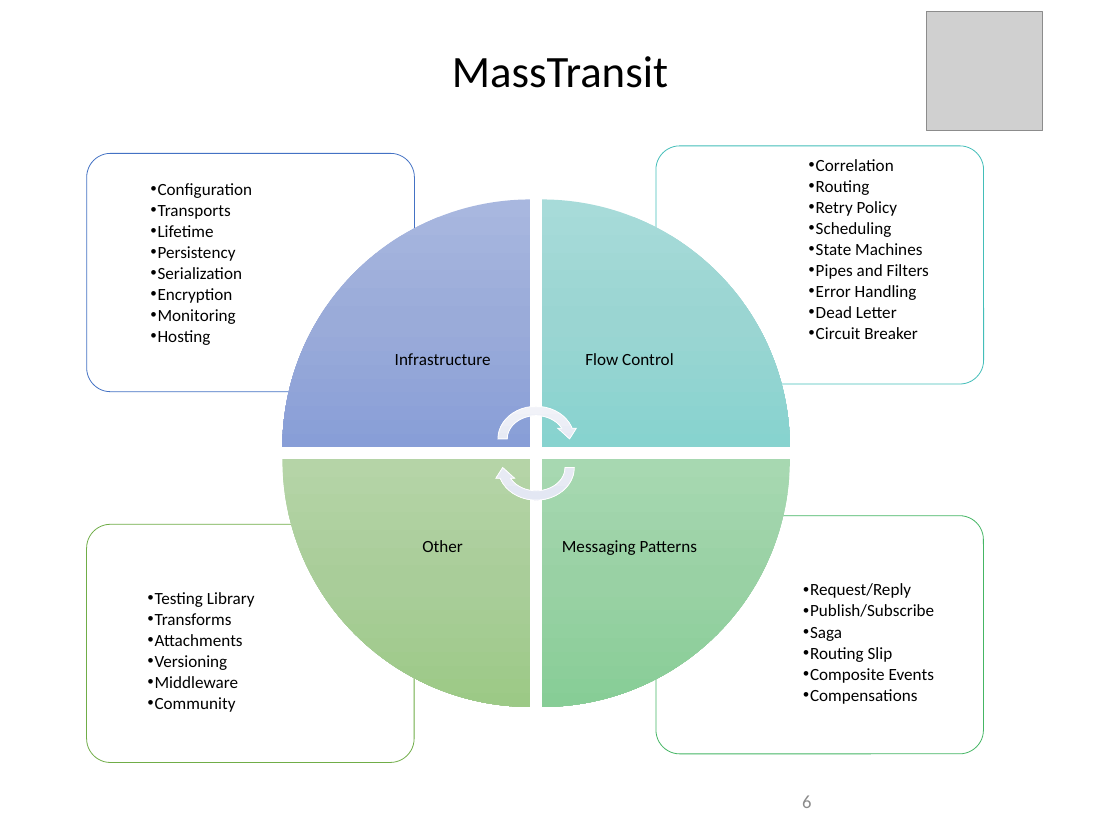
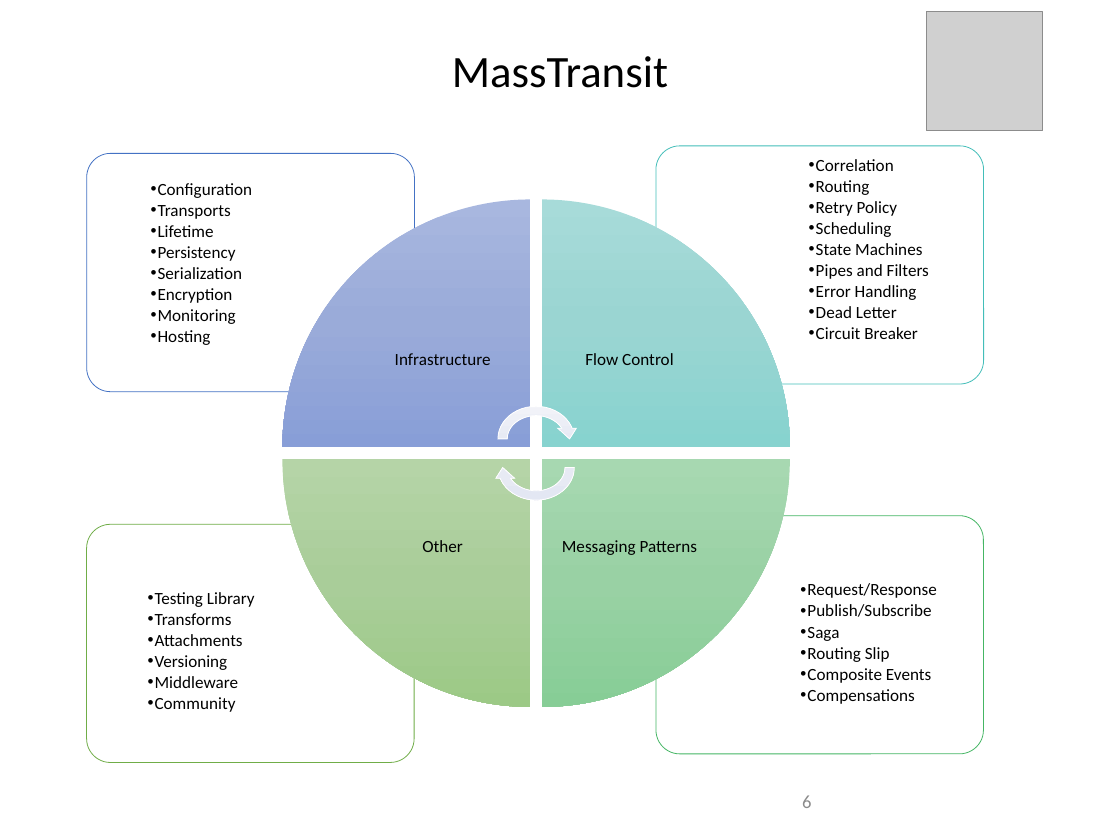
Before and after one commit to amichel/PaymentsGateway.MassTransit.Demo, a slide deck: slide 6 of Presentation/Service Bus Integration Patterns.pptx. Drawn at 1120x840 pixels with LibreOffice and Linux fonts; fonts in the diff are those of the drawing; grey boxes stand for pictures; background and template pictures are left out. Boxes give left, top, right and bottom in pixels: in the first picture for what was removed or moved away, otherwise in the second. Text is boxed around its words. In the diff, an @@ line names an element or a change of style, - is before the commit and + after.

```diff
--- a/Presentation/Service Bus Integration Patterns.pptx
+++ b/Presentation/Service Bus Integration Patterns.pptx
@@ text at (800, 583, 936, 598): text changed @@
-  •• Request/Reply
+  •• Request/Response
```
Also in this commit, not shown: 7 other slides changed, 2 other files.
